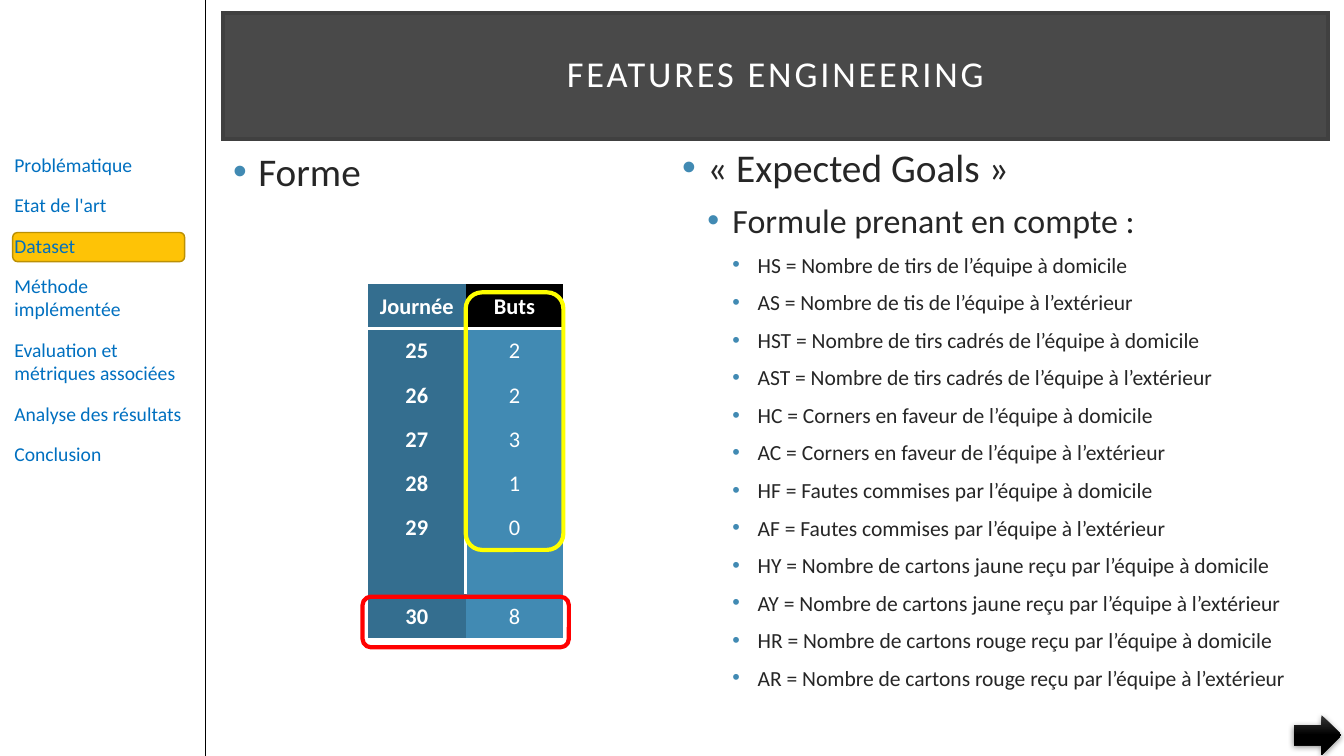
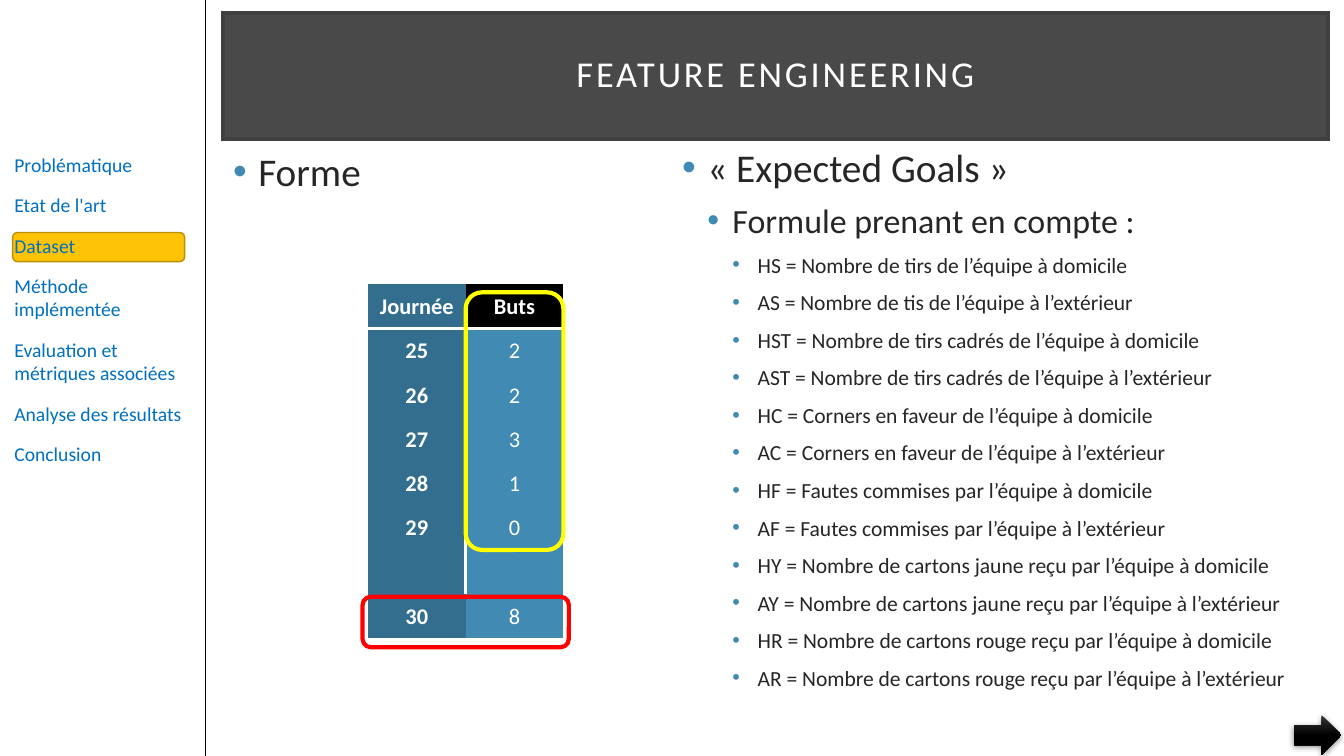
Before and after one commit to pfroide/python, a slide deck: slide 22 of Projet_8/p8.pptx (slide 19 before the commit). Drawn at 1344x756 pixels with LibreOffice and Linux fonts; fonts in the diff are those of the drawing. Boxes give left, top, right and bottom in pixels: in the first picture for what was removed or moved away, otherwise in the second. Text is boxed around its words. In the diff, an @@ line names an element or a change of style, - is before the commit and + after.

```diff
--- a/Projet_8/p8.pptx
+++ b/Projet_8/p8.pptx
@@ title at (x1=576, y1=63, x2=974, y2=88): text changed @@
-FEATURES ENGINEERING
+FEATURE ENGINEERING
```
Also in this commit, not shown: 6 other slides changed, 3 slides added.
